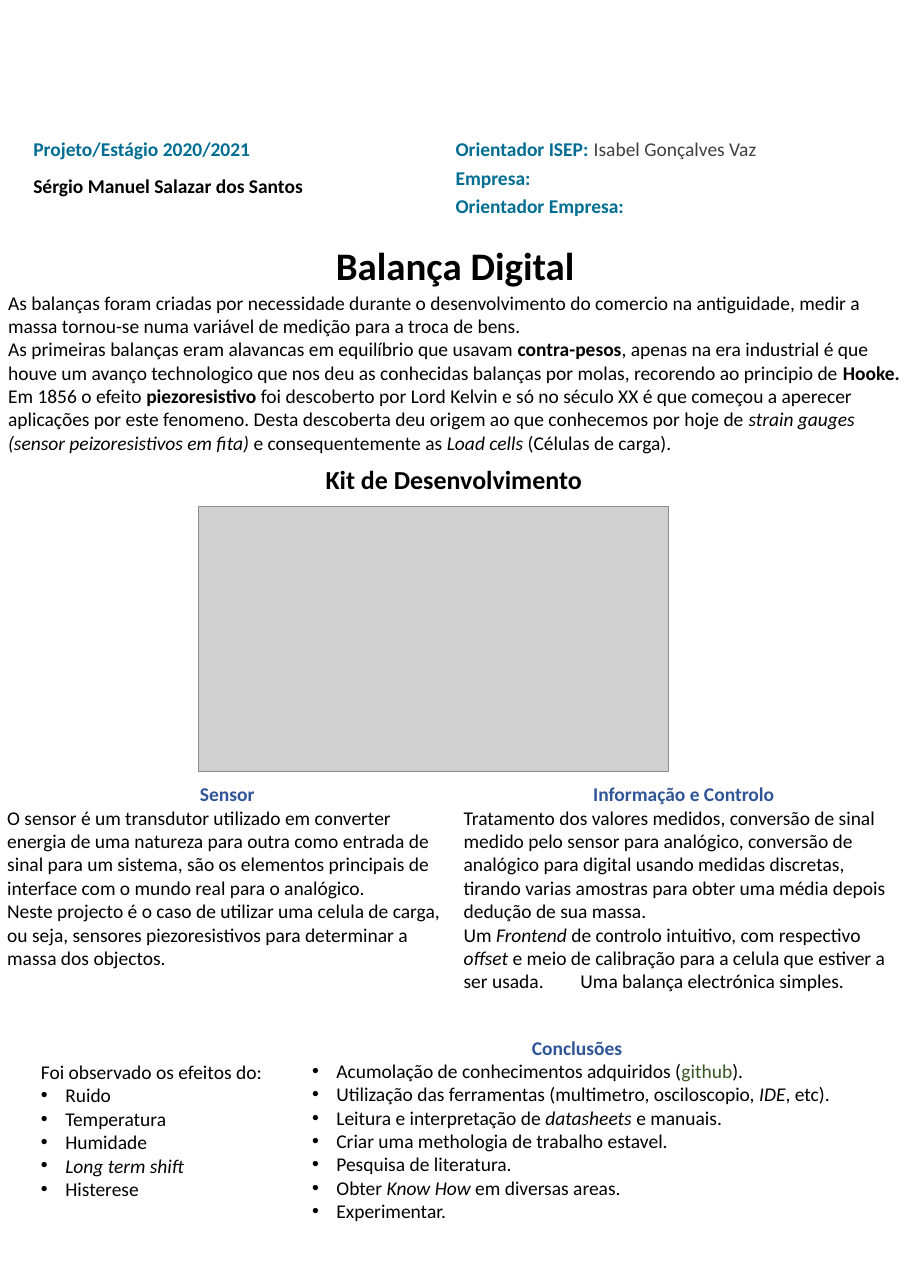
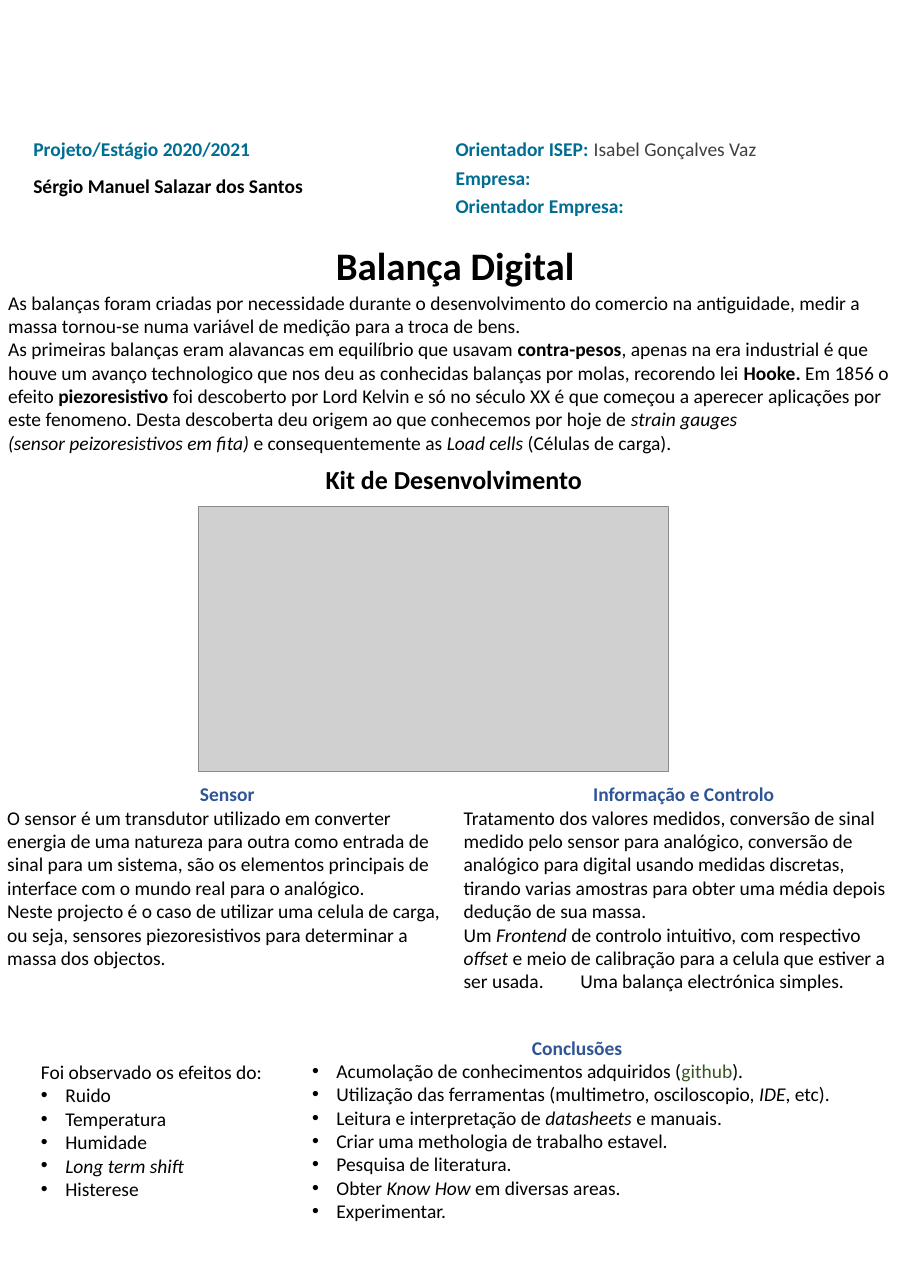
Before and after one commit to sergio1020881/PESTA2021, a slide deck: slide 1 of Zsend/PESTA-POSTER-1020881.pptx. Drawn at 911x1288 pixels with LibreOffice and Linux fonts; fonts in the diff are those of the drawing; grey boxes stand for pictures; background and template pictures are left out. Boxes give left, top, right and bottom in pixels: in the first picture for what was removed or moved away, otherwise in the second. Text is boxed around its words. In the diff, an @@ line names an element or a change of style, - is before the commit and + after.

```diff
--- a/Zsend/PESTA-POSTER-1020881.pptx
+++ b/Zsend/PESTA-POSTER-1020881.pptx
@@ text at (8,366,888,430): text changed @@
-houve um avanço technologico que nos deu as conhecidas balanças por molas, recorendo ao principio de Hooke. Em 1856 o efeito piezoresistivo foi descoberto por Lord Kelvin e só no século XX é que começou a aperecer aplicações por este fenomeno. Desta descoberta deu origem ao que conhecemos por hoje de strain gauges
+houve um avanço technologico que nos deu as conhecidas balanças por molas, recorendo lei Hooke. Em 1856 o efeito piezoresistivo foi descoberto por Lord Kelvin e só no século XX é que começou a aperecer aplicações por este fenomeno. Desta descoberta deu origem ao que conhecemos por hoje de strain gauges
```
Also in this commit, not shown: 13 other files.
